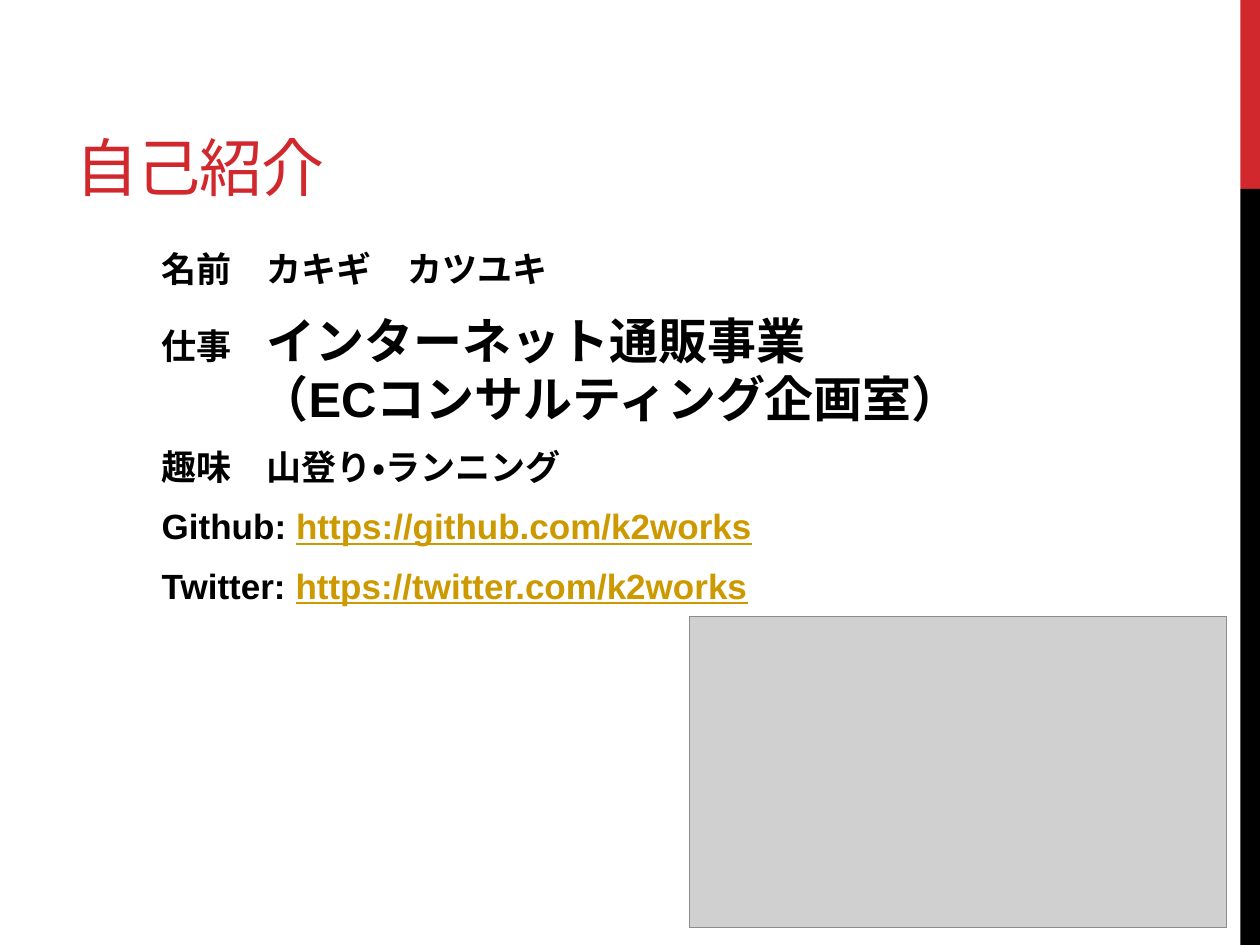
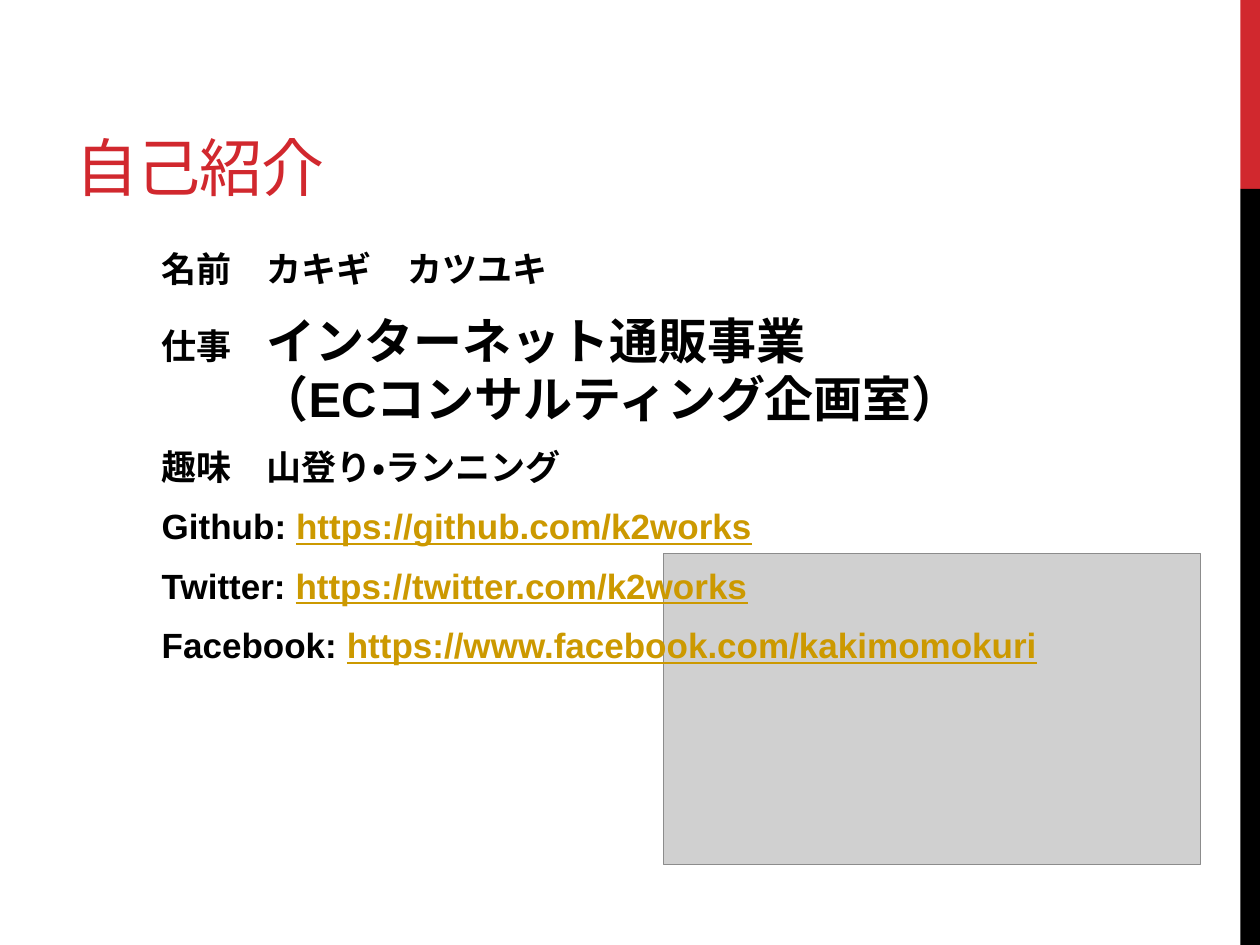
Before and after one commit to k2works/study, a slide deck: slide 2 of ltdd02/LT駆動開発 02 プレゼン.pptx. Drawn at 1260x945 pixels with LibreOffice and Linux fonts; fonts in the diff are those of the drawing; grey boxes stand for pictures. Boxes give left, top, right and bottom in pixels: in the first picture for what was removed or moved away, otherwise in the second. Text is boxed around its words. In the diff, an @@ line names an element or a change of style, - is before the commit and + after.

```diff
--- a/ltdd02/LT駆動開発 02 プレゼン.pptx
+++ b/ltdd02/LT駆動開発 02 プレゼン.pptx
@@ picture moved from (x1=689, y1=616, x2=1226, y2=927) to (x1=663, y1=553, x2=1200, y2=864) @@
@@ text at (x1=162, y1=630, x2=1037, y2=665): paragraph added @@
+Facebook: https://www.facebook.com/kakimomokuri
```
Also in this commit, not shown: 2 other slides changed.
